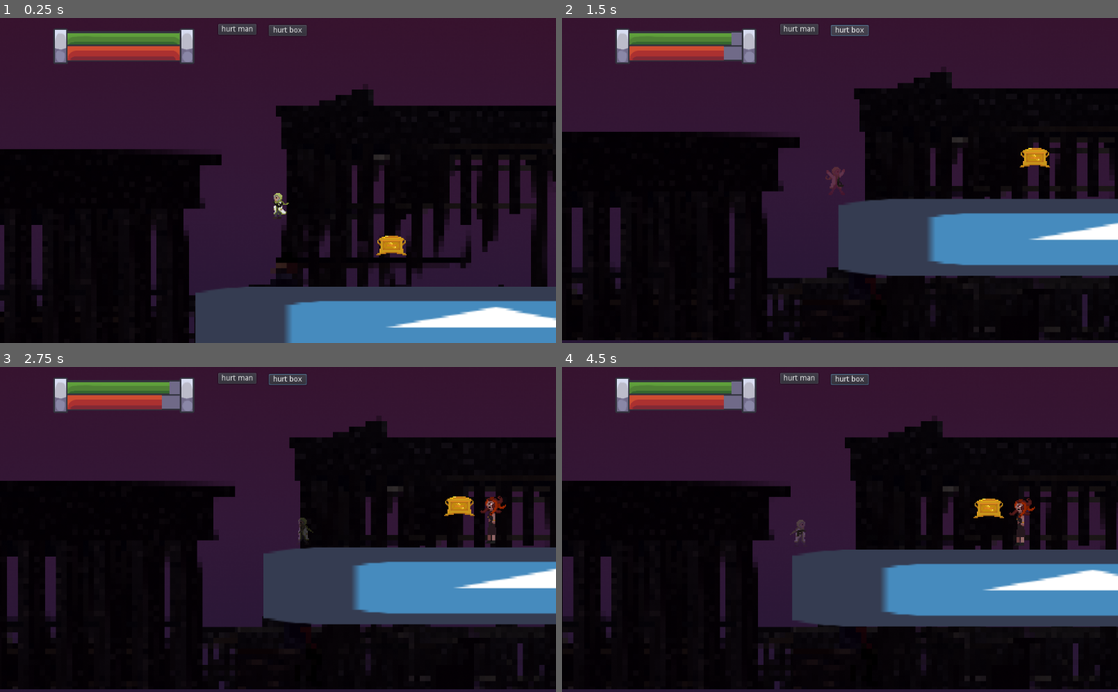
Above: before the commit, frames 1-4 (two rows, left to right).
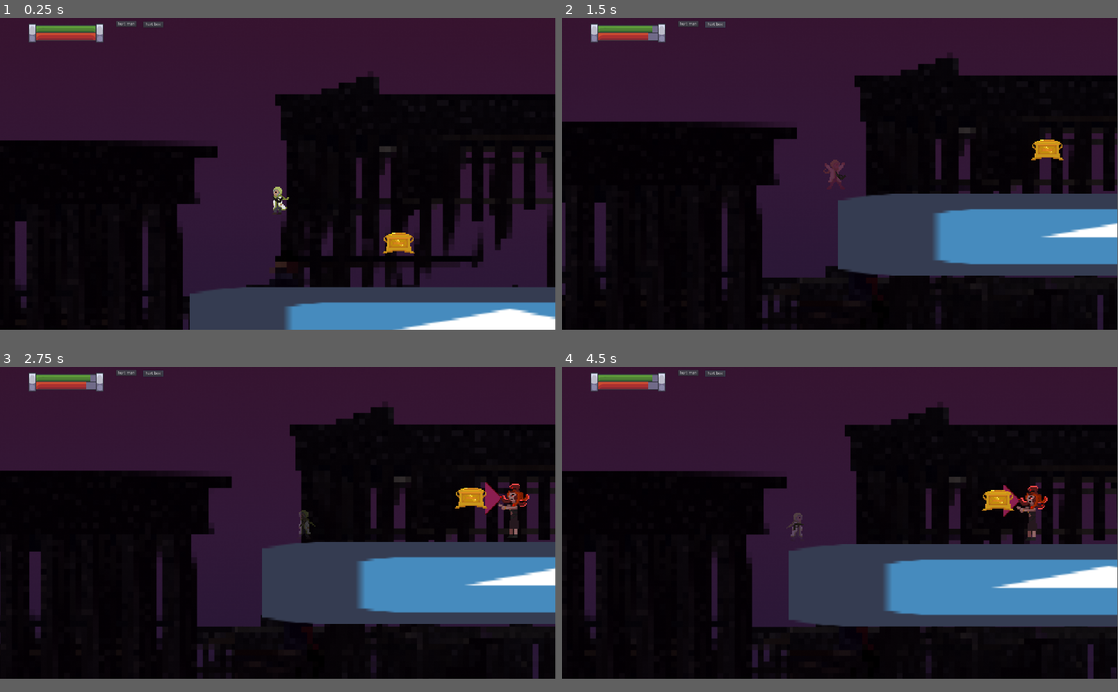
Above: after the commit, the same moments.

Repository: LaurenceTimothyMGarcia/Halloween-Game-Jam-2021
Game: Godot game, scene res://Assets/Scenes/PlayerTester.tscn
The game is run twice, just before and just after one commit, with the same random seed, the same clock (stepped at 60 frames per second) and the same inputs. The project has no main scene, so this scene is started directly. The engine's default icon, where the game draws it, is replaced by a stand-in: a white triangle on a blue panel in a dark square.
Inputs (mouse positions are in pixels of both pictures, inside the frame that each line leads up to):
- Up to frame 1 (0.25 s): no input
- Up to frame 2 (1.5 s): click "hurt man" at 0.5 s; click "hurt box" at 1.25 s
- Up to frame 3 (2.75 s): move the mouse to (250, 594) at 2.02 s; hold D (move_right) from 2.03 s (still down); right-click (250, 594) at 2.1 s; tap Space (jump) at 2.27 s
- Up to frame 4 (4.5 s): move the mouse to (1006, 578) at 2.77 s; click (1006, 578) at 2.85 s; tap Space (jump) at 3.02 s; move the mouse to (673, 480) at 3.52 s; release D (move_right) at 3.53 s; hold A (move_left) from 3.53 s (still down); right-click (673, 480) at 3.6 s; move the mouse to (867, 529) at 4.27 s; click (867, 529) at 4.35 s
The window is 800x468 before the commit and 799x449 after it. Grey fills any space a smaller window leaves; there, only what the larger window draws over its background counts as a difference.

The runs differ from the first frame. In frame 1, 18% of the frame differs, in the area x 0-100%, y 0-100%; in frame 2, 17%; in frame 3, 18%; in frame 4, 19%.

Commit message:
Gorgon Work
GorgonWorks now

Diff:
--- a/Assets/Levels/Larry_Level_1.tscn
+++ b/Assets/Levels/Larry_Level_1.tscn
@@ -1,10 +1,15 @@
-[gd_scene load_steps=4 format=2]
+[gd_scene load_steps=6 format=2]
 
 [ext_resource path="res://Assets/Scenes/Player.tscn" type="PackedScene" id=1]
 [ext_resource path="res://Assets/Levels/TileSet.tres" type="TileSet" id=2]
 [ext_resource path="res://Assets/Scenes/TheBox.tscn" type="PackedScene" id=3]
+[ext_resource path="res://Assets/Scenes/SpiderEnEMMI.tscn" type="PackedScene" id=4]
+[ext_resource path="res://Assets/Scenes/Gorgon.tscn" type="PackedScene" id=5]
 
 [node name="Node2D" type="Node2D"]
+
+[node name="Spider Enemy" parent="." instance=ExtResource( 4 )]
+position = Vector2( 107.634, -135.639 )
 
 [node name="The Box" parent="." instance=ExtResource( 3 )]
 position = Vector2( -95.4594, -16.9706 )
@@ -23,4 +28,7 @@
 collision_layer = 4
 collision_mask = 3
 format = 1
-tile_data = PoolIntArray( -327690, 5, 0, -327689, 5, 0, -327688, 5, 0, -327687, 4, 0, -262154, 5, 0, -262153, 5, 0, -262152, 5, …(1822 unchanged characters)…
+tile_data = PoolIntArray( -327690, 5, 0, -327689, 5, 0, -327688, 5, 0, -327687, 4, 0, -327686, 4, 0, -327685, 4, 0, -327684, 4, 0, -327683, 4, 0, -327682, 4, 0, -327681, 4, 0, -393216, 4, 0, -393215, 4, 0, -393214, 4, 0, -393213, 4, 0, -393212, 4, 0, -393211, 4, 0, -393210, 4, 0, -393209, 4, 0, -393208, 4, 0, -393207, 4, 0, -393206, 4, 0, -393205, 4, 0, -262154, 5, 0, -262153, 5, 0, -262152, 5, …(1822 unchanged characters)…
+
+[node name="Gorgon" parent="." instance=ExtResource( 5 )]
+position = Vector2( 458.038, -124.063 )
--- a/Assets/Scenes/BasicEnemy.gd
+++ b/Assets/Scenes/BasicEnemy.gd
@@ -5,20 +5,25 @@
 var is_moving_left = true
 
 export var speed = 100
-export var hitHealth = 1;
+export var maxHP = 3;
+var _currentHP
 
-#func _ready():
-	#$AnimationPlayer.play("Walk")
+func _ready():
+	$AnimationPlayer.play("WalkLeft")
+	_currentHP = maxHP
 
 func _process(delta):
+	if $AnimationPlayer.current_animation == "AttackLeft":
+		return
 	move_character()
 	detect_turn_around()
-	print(hitHealth)
 
 func move_character():
 	if is_moving_left:
+		$AnimationPlayer.play("WalkLeft")
 		velocity.x = -speed
 	else:
+		$AnimationPlayer.play("WalkLeft")
 		velocity.x = speed
 
 	velocity.y += gravity
@@ -30,7 +35,36 @@
 		is_moving_left = !is_moving_left
 		scale.x = -scale.x
 
+func takeDamage(var amount):
+	_currentHP = clamp(_currentHP - amount, 0, maxHP)
+
+func _tryDying():
+	if (_currentHP == 0):
+		print("fuck")
+		takeDamage(-100)
+
+func getHurt(var amount):
+	$AnimationPlayer.play("GetHurt")
+	takeDamage(amount)
+
 func hit():
-	hitHealth -= 1
-	if hitHealth == 0:
-		queue_free()
+	$AttackDetector.monitoring = true
+
+func end_of_hit():
+	$AttackDetector.monitoring = false
+
+func start_walk():
+	$AnimationPlayer.play("LeftWalk")
+
+
+
+
+func _on_PlayerDetector_body_entered(body):
+	$AnimationPlayer.play("AttackLeft")
+
+
+func _on_AttackDetector_body_entered(body):
+	if body.is_in_group("player"):
+		body.call("getHurt", !is_moving_left, 1)
+	if body.is_in_group("thebox"):
+		body.call("getHurt", 1)
--- a/Assets/Scenes/Gorgon.tscn
+++ b/Assets/Scenes/Gorgon.tscn
@@ -6,6 +6,154 @@
 [sub_resource type="CapsuleShape2D" id=1]
 radius = 15.5
 height = 16.2522
+
+[sub_resource type="Animation" id=6]
+resource_name = "AttackLeft"
+step = 0.0833333
+tracks/0/type = "value"
+tracks/0/path = NodePath("Sprite:frame")
+tracks/0/interp = 1
+tracks/0/loop_wrap = true
+tracks/0/imported = false
+tracks/0/enabled = true
+tracks/0/keys = {
+"times": PoolRealArray( 0, 0.166667, 0.333333, 0.5 ),
+"transitions": PoolRealArray( 1, 1, 1, 1 ),
+"update": 1,
+"values": [ 16, 17, 20, 21 ]
+}
+tracks/1/type = "method"
+tracks/1/path = NodePath(".")
+tracks/1/interp = 1
+tracks/1/loop_wrap = true
+tracks/1/imported = false
+tracks/1/enabled = true
+tracks/1/keys = {
+"times": PoolRealArray( 0.5, 0.916667, 1 ),
+"transitions": PoolRealArray( 1, 1, 1 ),
+"values": [ {
+"args": [  ],
+"method": "hit"
+}, {
+"args": [  ],
+"method": "end_of_hit"
+}, {
+"args": [  ],
+"method": "start_walk"
+} ]
+}
+
+[sub_resource type="Animation" id=7]
+resource_name = "AttackRight"
+step = 0.0833333
+tracks/0/type = "value"
+tracks/0/path = NodePath("Sprite:frame")
+tracks/0/interp = 1
+tracks/0/loop_wrap = true
+tracks/0/imported = false
+tracks/0/enabled = true
+tracks/0/keys = {
+"times": PoolRealArray( 0, 0.166667, 0.333333, 0.5 ),
+"transitions": PoolRealArray( 1, 1, 1, 1 ),
+"update": 1,
+"values": [ 22, 23, 25, 27 ]
+}
+
+[sub_resource type="Animation" id=3]
+resource_name = "ChaseLeft"
+length = 0.666667
+loop = true
+step = 0.0833333
+tracks/0/type = "value"
+tracks/0/path = NodePath("Sprite:frame")
+tracks/0/interp = 1
+tracks/0/loop_wrap = true
+tracks/0/imported = false
+tracks/0/enabled = true
+tracks/0/keys = {
+"times": PoolRealArray( 0, 0.166667, 0.333333, 0.5 ),
+"transitions": PoolRealArray( 1, 1, 1, 1 ),
+"update": 1,
+"values": [ 4, 5, 6, 7 ]
+}
+
+[sub_resource type="Animation" id=5]
+resource_name = "ChaseRight"
+length = 0.666667
+loop = true
+step = 0.0833333
+tracks/0/type = "value"
+tracks/0/path = NodePath("Sprite:frame")
+tracks/0/interp = 1
+tracks/0/loop_wrap = true
+tracks/0/imported = false
+tracks/0/enabled = true
+tracks/0/keys = {
+"times": PoolRealArray( 0, 0.166667, 0.333333, 0.5 ),
+"transitions": PoolRealArray( 1, 1, 1, 1 ),
+"update": 1,
+"values": [ 12, 13, 14, 15 ]
+}
+
+[sub_resource type="Animation" id=8]
+resource_name = "Death"
+step = 0.0833333
+tracks/0/type = "value"
+tracks/0/path = NodePath("Sprite:frame")
+tracks/0/interp = 1
+tracks/0/loop_wrap = true
+tracks/0/imported = false
+tracks/0/enabled = true
+tracks/0/keys = {
+"times": PoolRealArray( 0, 0.166667, 0.25, 0.333333, 0.416667, 0.583333 ),
+"transitions": PoolRealArray( 1, 1, 1, 1, 1, 1 ),
+"update": 1,
+"values": [ 28, 29, 30, 31, 32, 33 ]
+}
+
+[sub_resource type="Animation" id=11]
+resource_name = "GetHurt"
+step = 0.0833333
+
+[sub_resource type="Animation" id=2]
+resource_name = "WalkLeft"
+loop = true
+step = 0.0833333
+tracks/0/type = "value"
+tracks/0/path = NodePath("Sprite:frame")
+tracks/0/interp = 1
+tracks/0/loop_wrap = true
+tracks/0/imported = false
+tracks/0/enabled = true
+tracks/0/keys = {
+"times": PoolRealArray( 0, 0.25, 0.5, 0.75 ),
+"transitions": PoolRealArray( 1, 1, 1, 1 ),
+"update": 1,
+"values": [ 0, 1, 2, 3 ]
+}
+
+[sub_resource type="Animation" id=4]
+resource_name = "WalkRight"
+loop = true
+step = 0.0833333
+tracks/0/type = "value"
+tracks/0/path = NodePath("Sprite:frame")
+tracks/0/interp = 1
+tracks/0/loop_wrap = true
+tracks/0/imported = false
+tracks/0/enabled = true
+tracks/0/keys = {
+"times": PoolRealArray( 0, 0.25, 0.5, 0.75 ),
+"transitions": PoolRealArray( 1, 1, 1, 1 ),
+"update": 1,
+"values": [ 8, 9, 10, 11 ]
+}
+
+[sub_resource type="RectangleShape2D" id=9]
+extents = Vector2( 7.71307, 23.8621 )
+
+[sub_resource type="RectangleShape2D" id=10]
+extents = Vector2( 7.94905, 20.7945 )
 
 [node name="Gorgon" type="KinematicBody2D"]
 collision_layer = 2
@@ -18,10 +166,43 @@
 
 [node name="Sprite" type="Sprite" parent="."]
 texture = ExtResource( 2 )
-hframes = 5
+hframes = 6
 vframes = 6
+frame = 16
+
+[node name="AnimationPlayer" type="AnimationPlayer" parent="."]
+anims/AttackLeft = SubResource( 6 )
+anims/AttackRight = SubResource( 7 )
+anims/ChaseLeft = SubResource( 3 )
+anims/ChaseRight = SubResource( 5 )
+anims/Death = SubResource( 8 )
+anims/GetHurt = SubResource( 11 )
+anims/WalkLeft = SubResource( 2 )
+anims/WalkRight = SubResource( 4 )
 
 [node name="RayCast2D" type="RayCast2D" parent="."]
-position = Vector2( -23.5715, -0.943878 )
+position = Vector2( -23.8075, -1.65179 )
 enabled = true
 collision_mask = 4
+
+[node name="PlayerDetector" type="Area2D" parent="."]
+collision_layer = 2
+collision_mask = 9
+
+[node name="CollisionShape2D" type="CollisionShape2D" parent="PlayerDetector"]
+position = Vector2( -16.5178, -0.23597 )
+shape = SubResource( 9 )
+
+[node name="AttackDetector" type="Area2D" parent="."]
+monitoring = false
+monitorable = false
+collision_layer = 0
+collision_mask = 9
+
+[node name="CollisionShape2D" type="CollisionShape2D" parent="AttackDetector"]
+modulate = Color( 1, 0, 0, 1 )
+position = Vector2( -16.7538, -3.53953 )
+shape = SubResource( 10 )
+
+[connection signal="body_entered" from="PlayerDetector" to="." method="_on_PlayerDetector_body_entered"]
+[connection signal="body_entered" from="AttackDetector" to="." method="_on_AttackDetector_body_entered"]
--- a/Assets/Scenes/Player.tscn
+++ b/Assets/Scenes/Player.tscn
@@ -162,7 +162,7 @@
 
 [node name="Camera2D" type="Camera2D" parent="."]
 current = true
-zoom = Vector2( 0.5, 0.5 )
+zoom = Vector2( 0.25, 0.25 )
 smoothing_enabled = true
 
 [node name="ParallaxBackground" type="ParallaxBackground" parent="."]
--- a/Assets/Scenes/SpiderEnEMMI.tscn
+++ b/Assets/Scenes/SpiderEnEMMI.tscn
@@ -90,7 +90,7 @@
 radius = 28.3264
 
 [sub_resource type="CircleShape2D" id=7]
-radius = 344.227
+radius = 135.048
 
 [node name="Spider Enemy" type="KinematicBody2D"]
 collision_layer = 2
--- a/Assets/Scenes/TheBox.gd
+++ b/Assets/Scenes/TheBox.gd
@@ -30,6 +30,7 @@
 	_moveDir = Vector2()
 	_currentHP = maxHP
 	_invincible = false
+	$AnimationPlayer.play("Unbroken")
 
 
 # Called every frame. 'delta' is the elapsed time since the previous frame.
@@ -37,6 +38,7 @@
 	_invincibleHandler()
 	movementHandler(delta)
 	_tryDying()
+	_spriteChange()
 
 func _invincibleHandler():
 	if _invincible:
@@ -114,5 +116,12 @@
 		print("heck")
 		takeDamage(-100)
 
+func _spriteChange():
+	if (_currentHP <= 2):
+		$AnimationPlayer.play("SecondBreak")
+	elif (_currentHP <= 4):
+		$AnimationPlayer.play("FirstBreak")
+
+
 func _on_InvincibleTimer_timeout():
 	_invincible = false
--- a/Assets/Scenes/TheBox.tscn
+++ b/Assets/Scenes/TheBox.tscn
@@ -1,10 +1,61 @@
-[gd_scene load_steps=5 format=2]
+[gd_scene load_steps=8 format=2]
 
 [ext_resource path="res://Assets/Sprites/Box.png" type="Texture" id=1]
 [ext_resource path="res://Assets/Scenes/TheBox.gd" type="Script" id=2]
 
 [sub_resource type="RectangleShape2D" id=1]
 extents = Vector2( 14.048, 9.04574 )
+
+[sub_resource type="Animation" id=3]
+resource_name = "FirstBreak"
+length = 0.0833333
+step = 0.0833333
+tracks/0/type = "value"
+tracks/0/path = NodePath("Sprite:frame")
+tracks/0/interp = 1
+tracks/0/loop_wrap = true
+tracks/0/imported = false
+tracks/0/enabled = true
+tracks/0/keys = {
+"times": PoolRealArray( 0 ),
+"transitions": PoolRealArray( 1 ),
+"update": 1,
+"values": [ 1 ]
+}
+
+[sub_resource type="Animation" id=4]
+resource_name = "SecondBreak"
+length = 0.0833333
+step = 0.0833333
+tracks/0/type = "value"
+tracks/0/path = NodePath("Sprite:frame")
+tracks/0/interp = 1
+tracks/0/loop_wrap = true
+tracks/0/imported = false
+tracks/0/enabled = true
+tracks/0/keys = {
+"times": PoolRealArray( 0 ),
+"transitions": PoolRealArray( 1 ),
+"update": 1,
+"values": [ 2 ]
+}
+
+[sub_resource type="Animation" id=5]
+resource_name = "Unbroken"
+length = 0.0833333
+step = 0.0833333
+tracks/0/type = "value"
+tracks/0/path = NodePath("Sprite:frame")
+tracks/0/interp = 1
+tracks/0/loop_wrap = true
+tracks/0/imported = false
+tracks/0/enabled = true
+tracks/0/keys = {
+"times": PoolRealArray( 0 ),
+"transitions": PoolRealArray( 1 ),
+"update": 1,
+"values": [ 0 ]
+}
 
 [sub_resource type="CapsuleShape2D" id=2]
 radius = 1.13594
@@ -27,6 +78,12 @@
 [node name="Sprite" type="Sprite" parent="."]
 texture = ExtResource( 1 )
 hframes = 3
+frame = 2
+
+[node name="AnimationPlayer" type="AnimationPlayer" parent="."]
+anims/FirstBreak = SubResource( 3 )
+anims/SecondBreak = SubResource( 4 )
+anims/Unbroken = SubResource( 5 )
 
 [node name="GroundedChecker" type="Area2D" parent="."]
 position = Vector2( 0.003, 0 )
--- a/project.godot
+++ b/project.godot
@@ -12,6 +12,11 @@
 
 config/name="Halloween Game Jam 2021"
 config/icon="res://Assets/Sprites/icon.png"
+
+[display]
+
+window/size/width=1920
+window/size/height=1080
 
 [input]
 
Not shown: 1 places in Assets/Scenes/Gorgon.tscn that only renumber resources
Binary file added: Assets/Sprites/Door.png
Not shown, added: Assets/Sprites/Door.png.import
Binary file changed: Assets/Sprites/Gorgon_Spritesheet.png
